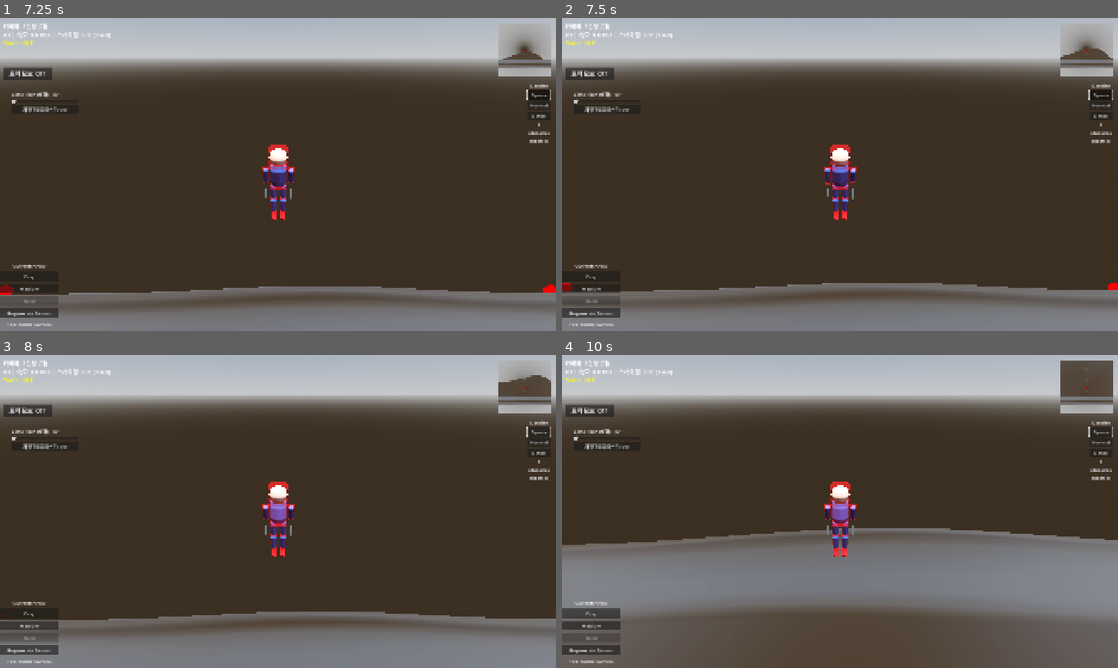
Above: before the commit, frames 1-4 (two rows, left to right).
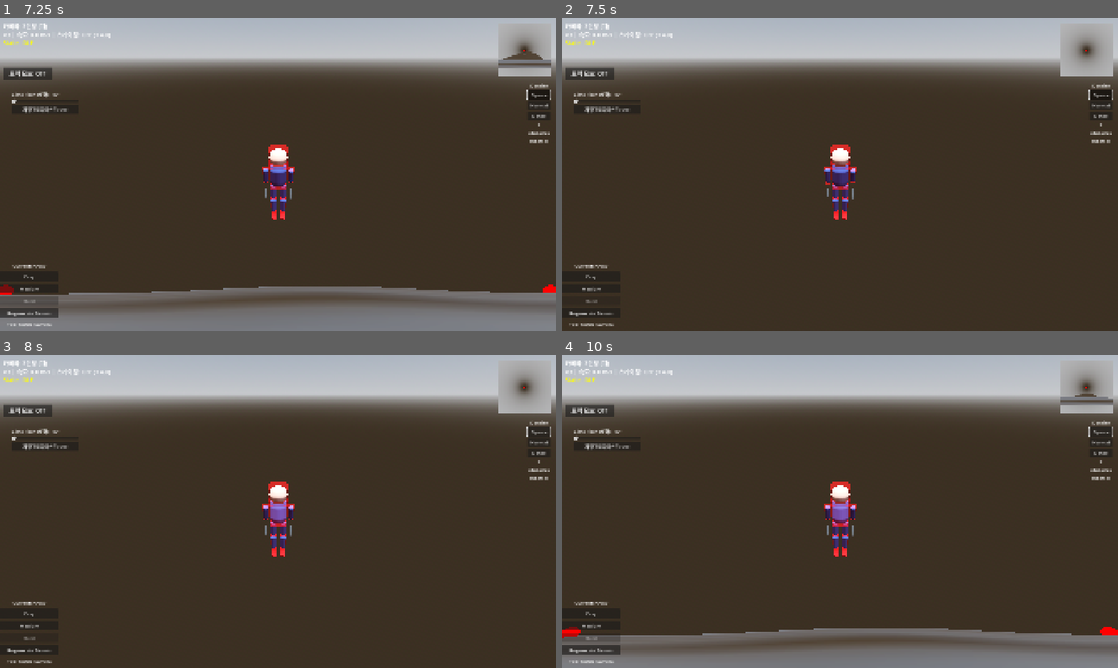
Above: after the commit, the same moments.

Repository: kimhanui/ski-boarder
Game: Godot game, scene res://scenes/ui/title_screen.tscn
Same seed, same stepped clock (60 frames per second), same inputs: the game is played once before the commit and once after it.
Inputs (mouse positions are in pixels of both pictures, inside the frame that each line leads up to):
- Up to frame 1 (7.25 s): click "게임 시작" at 0.5 s; click "Easy" at 1.25 s; click "Normal" at 2 s; click "Normal" at 2.75 s; click "Medium" at 3.5 s; click "Easy" at 4.25 s; click "Hard" at 5 s; click "Regenerate Terrain" at 5.75 s; click "Sparse" at 6.5 s
- Up to frame 2 (7.5 s): move the mouse to (962, 158) at 7.27 s; hold D (move_right) from 7.28 s (still down); hold L (toggle_terrain) from 7.28 s (still down); click (962, 158) at 7.42 s
- Up to frame 3 (8 s): keep holding D (move_right); keep holding L (toggle_terrain); tap Space (jump) at 7.52 s
- Up to frame 4 (10 s): release D (move_right) at 8 s; release L (toggle_terrain) at 8 s; drag from (728, 527) to (812, 574) at 8.02 s; move the mouse to (895, 442) at 8.77 s; hold D (move_right) 8.78-9.5 s; hold H (toggle_body_visibility) 8.78-9.5 s; tap L (toggle_terrain) at 9.05 s; drag from (812, 574) to (673, 464) at 9.52 s

Frame 1 is identical in both runs. In frame 2, 14% of the frame differs, in the area x 0-100%, y 9-100%; in frame 3, 17%; in frame 4, 38%, in the area x 0-100%, y 1-100%.

Commit message:
Implement V1 ↔ V2 terrain toggle with player teleportation
- Re-enable toggle_terrain_version() to switch between V1 (Procedural) and V2 (Flat)
- Add _move_player_to_terrain_start() function to teleport player to new terrain's start position
- V1 → V2: Move player to (0, 5, -30) on flat terrain
- V2 → V1: Move player to difficulty-based start position on procedural slope
- Reset player velocity on teleport for smooth transition
- L key now toggles between gameplay terrain and flat test terrain

🤖 Generated with [Claude Code](https://claude.com/claude-code)

Co-Authored-By: Claude <noreply@anthropic.com>

Diff:
--- a/scenes/environment/procedural_slope.gd
+++ b/scenes/environment/procedural_slope.gd
@@ -357,10 +357,46 @@
 	print("[ProceduralSlope] Test objects repositioned to Y=%.1f (ground=%.1f + 10m)" % [ground_y + hover_height, ground_y])
 
 
-## Toggle terrain version (disabled - only V2 available for shadow test mode)
+## Toggle between V1 (Procedural) and V2 (Flat) terrain
 func toggle_terrain_version() -> void:
-	# Terrain toggle disabled - only V1 (normal) and V2 (shadow test) available
-	print("[ProceduralSlope] Terrain toggle disabled - only V1/V2 versions exist")
+	# V1 ↔ V2 토글
+	terrain_version = 0 if terrain_version == 1 else 1
+
+	var version_names = {0: "V1 (Procedural)", 1: "V2 (Flat)"}
+	print("\n" + "=".repeat(60))
+	print("TOGGLING TERRAIN VERSION")
+	print("  New version: %s" % version_names.get(terrain_version, "Unknown"))
+	print("=".repeat(60) + "\n")
+
+	# 지형 가시성 전환
+	_show_active_terrain()
+
+	# 플레이어를 새 지형 시작 위치로 이동
+	_move_player_to_terrain_start()
+
+
+## Move player to active terrain's start position
+func _move_player_to_terrain_start() -> void:
+	var player = get_parent().get_node_or_null("Player")
+	if not player:
+		print("[ProceduralSlope] Player not found")
+		return
+
+	# 새 지형의 시작 위치 계산
+	var start_pos: Vector3
+	if terrain_version == 1:
+		# V2 (Flat): Y=5m (평지 위 5m)
+		start_pos = Vector3(0.0, 5.0, -30.0)
+	else:
+		# V1 (Procedural): difficulty에 따른 시작 위치
+		start_pos = _get_terrain_start_position()
+
+	# 플레이어 이동 및 속도 초기화
+	player.global_position = start_pos
+	if player.has_method("reset_velocity"):
+		player.reset_velocity()
+
+	print("[ProceduralSlope] Player moved to: %s" % start_pos)
 
 
 ## Create test obstacles for shadow testing (near player spawn, all terrains)
